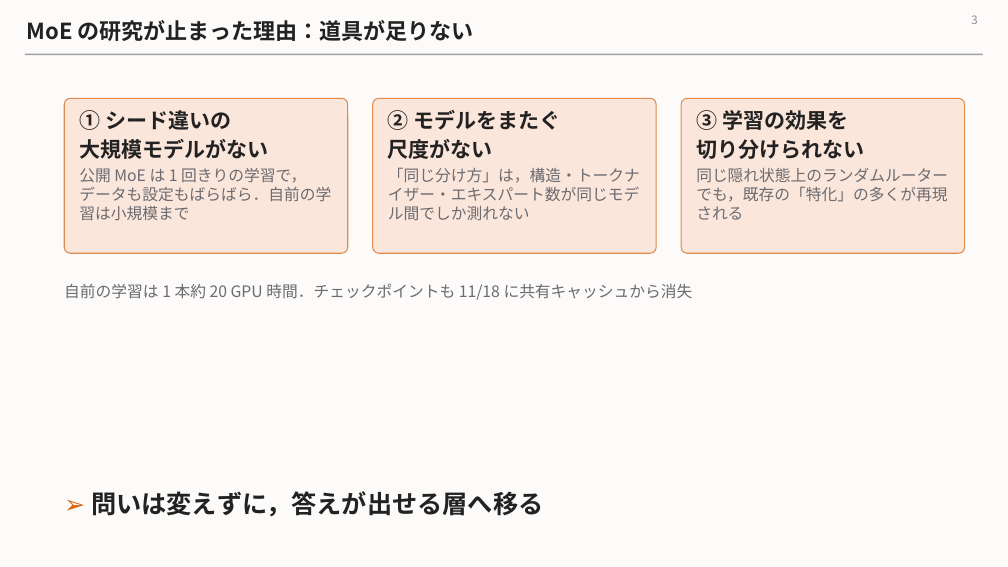
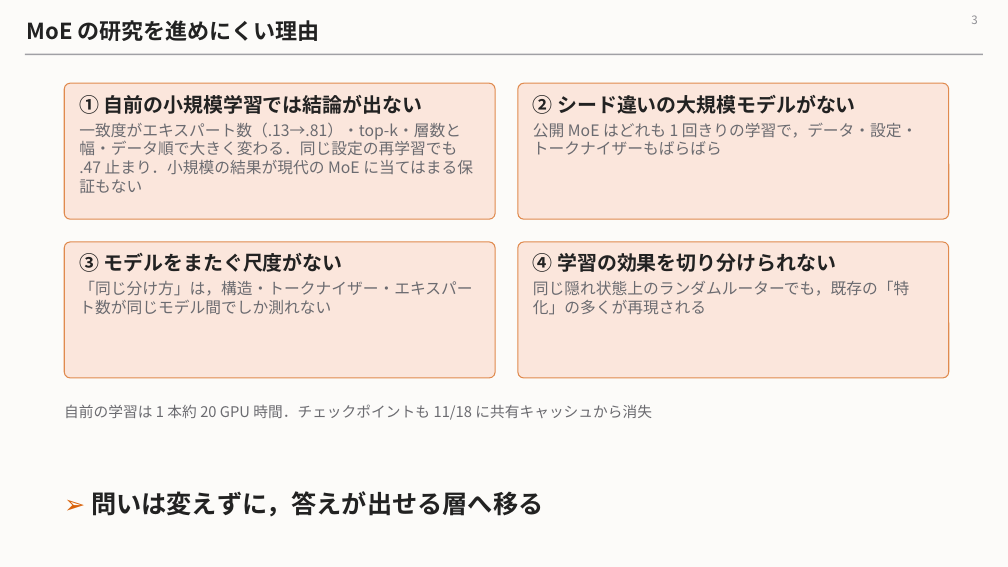
Before and after one commit to Nhckdvrl/ssn-group-papaer, a slide deck: slide 3 of workbench/mechanism-population-dynamics/zemi_2026-11.pptx. Drawn at 1008x567 pixels with LibreOffice and Linux fonts; fonts in the diff are those of the drawing. Boxes give left, top, right and bottom in pixels: in the first picture for what was removed or moved away, otherwise in the second. Text is boxed around its words. In the diff, an @@ line names an element or a change of style, - is before the commit and + after.

```diff
--- a/workbench/mechanism-population-dynamics/zemi_2026-11.pptx
+++ b/workbench/mechanism-population-dynamics/zemi_2026-11.pptx
@@ title at (26, 20, 320, 41): text changed @@
-MoE の研究が止まった理由：道具が足りない
+MoE の研究を進めにくい理由
@@ rounded rectangle: place and size @@
-rounded rectangle at (64, 98, 348, 253)
+rounded rectangle at (64, 83, 495, 219)
@@ rounded rectangle at (64, 83, 495, 219): proportions changed @@
@@ rounded rectangle at (518, 83, 949, 219): proportions changed @@
@@ rounded rectangle: place and size @@
-rounded rectangle at (681, 98, 965, 253)
+rounded rectangle at (518, 83, 949, 219)
@@ text added at (79, 95, 473, 193), 15 pt, text #6B6B70 @@
+① 自前の小規模学習では結論が出ない
+一致度がエキスパート数（.13→.81）・top-k・層数と幅・データ順で大きく変わる．同じ設定の再学習でも .47 止まり．小規模の結果が現代の MoE に当てはまる保証もない
@@ rounded rectangle removed at (373, 98, 656, 253) @@
@@ text at (533, 95, 918, 155): text changed @@
-① シード違いの
-大規模モデルがない
-公開 MoE は 1 回きりの学習で，データも設定もばらばら．自前の学習は小規模まで
+② シード違いの大規模モデルがない
+公開 MoE はどれも 1 回きりの学習で，データ・設定・トークナイザーもばらばら
@@ rounded rectangle added at (64, 242, 495, 378), fill #FBE6DC, outline #E08A4E 1 pt @@
@@ text at (79, 253, 343, 272): text changed; size 20 to 19 pt @@
-② モデルをまたぐ
-尺度がない
+③ モデルをまたぐ尺度がない
@@ text "③ モデルをまたぐ尺度がない": place and size @@
-text "③ モデルをまたぐ尺度がない" at (388, 110, 640, 221)
+text "③ モデルをまたぐ尺度がない" at (79, 253, 472, 315)
@@ rounded rectangle added at (518, 242, 949, 378), fill #FBE6DC, outline #E08A4E 1 pt @@
@@ text at (533, 253, 836, 272): text changed; size 20 to 19 pt @@
-③ 学習の効果を
-切り分けられない
+④ 学習の効果を切り分けられない
@@ text "④ 学習の効果を切り分けられない": place and size @@
-text "④ 学習の効果を切り分けられない" at (696, 110, 948, 220)
+text "④ 学習の効果を切り分けられない" at (533, 253, 909, 315)
@@ text "自前の学習は 1 本約 20 GPU ...": place and size @@
-text "自前の学習は 1 本約 20 GPU ..." at (64, 283, 693, 300)
+text "自前の学習は 1 本約 20 GPU ..." at (64, 404, 652, 420)
@@ text "自前の学習は 1 本約 20 GPU ..." at (64, 404, 652, 420): size 15 to 14 pt @@
```
Also in this commit, not shown: 2 other slides changed.
